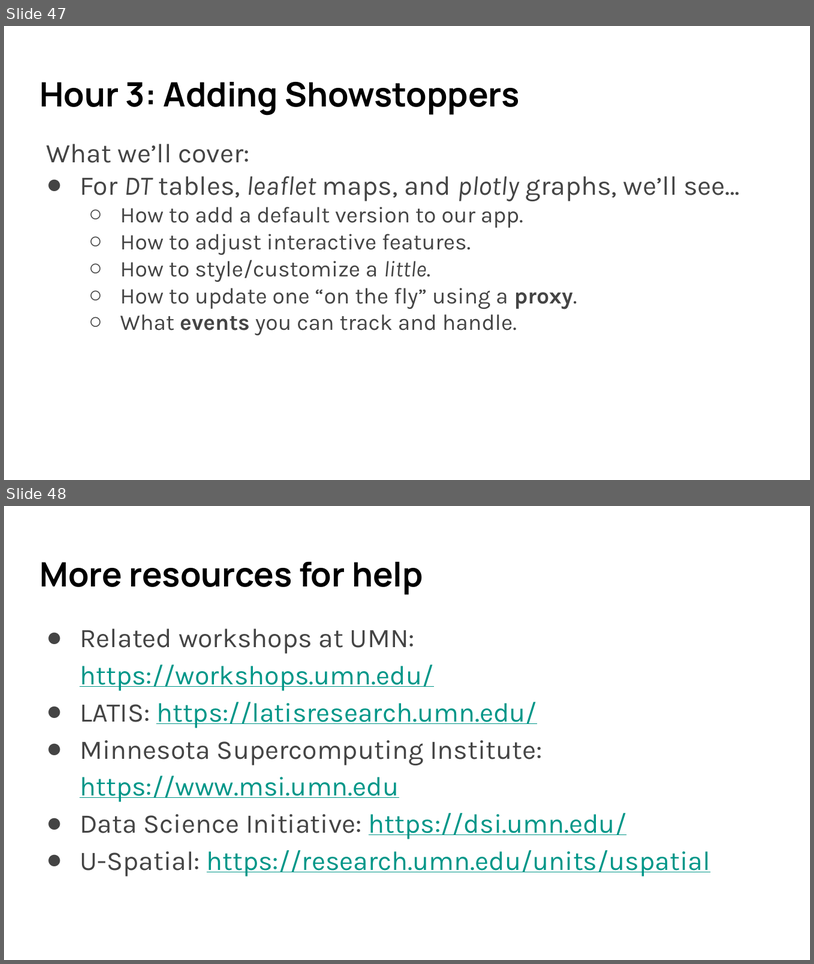
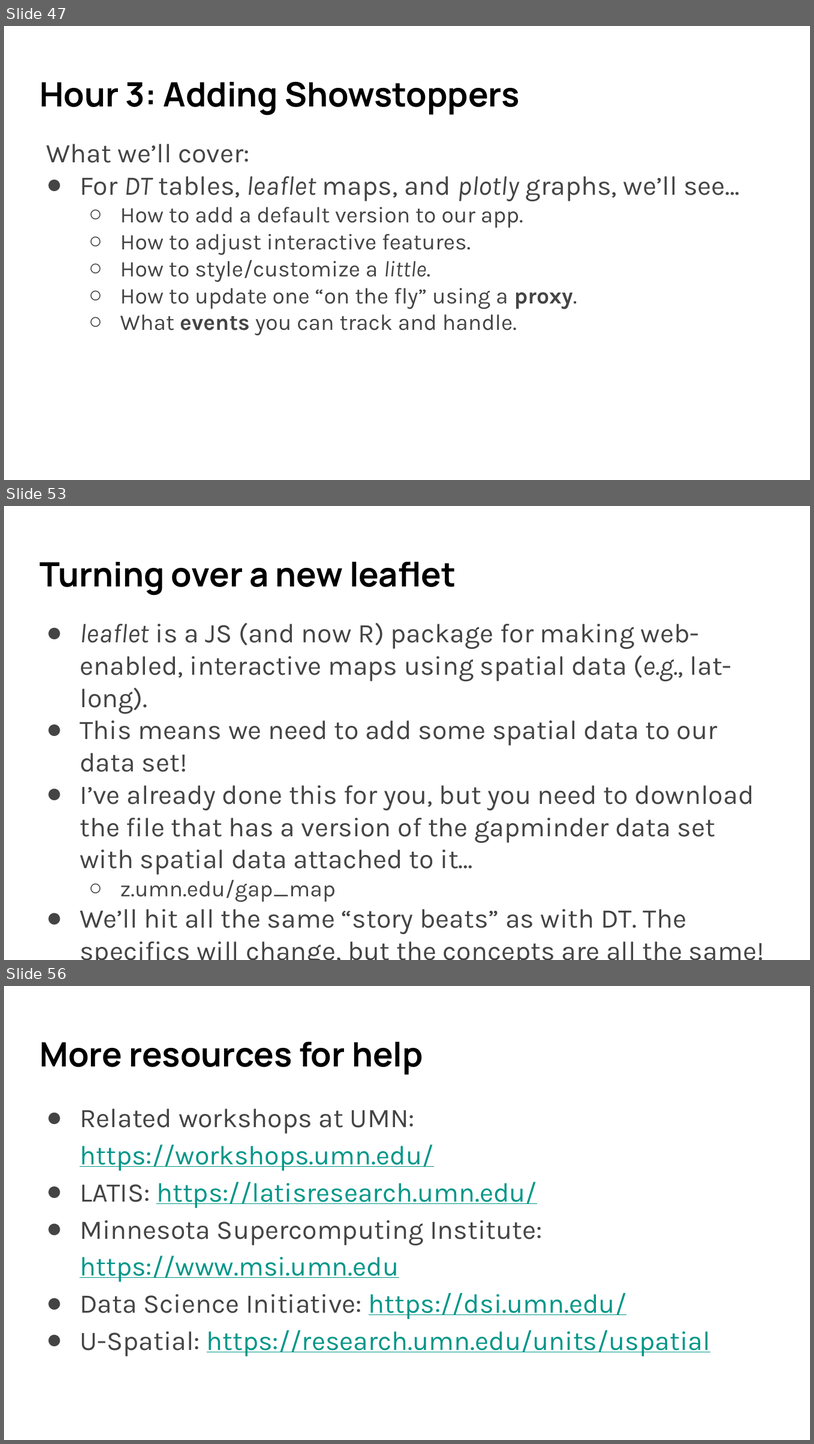
Before and after one commit to umn-dash/r-shiny, a slide deck: instructors/files/SWC slides R Shiny 2024 Fall.pptx. Shown one above the other, each under a label of ours: slides 47 and 48 before the commit, slides 47, 53 and 56 after it; the slides between them are not shown. The pictures are 814x964 and 814x1444 pixels, drawn with LibreOffice and Linux fonts; fonts in the diff are those of the drawing. Boxes give left, top, right and bottom in pixels: in the first picture for what was removed or moved away, otherwise in the second. Text is boxed around its words. In the diff, an @@ line names an element or a change of style, - is before the commit and + after.

```diff
--- a/instructors/files/SWC slides R Shiny 2024 Fall.pptx
+++ b/instructors/files/SWC slides R Shiny 2024 Fall.pptx
@@ slide 53 added at [4, 506, 810, 960], background #FFFFFF @@
@@ title added at [39, 562, 456, 595], 30 pt, text #000000, bold @@
+Turning over a new leaflet
@@ text added at [80, 622, 755, 934], 24 pt, text #444444 @@
+● leaflet is a JS (and now R) package for making web-enabled, interactive maps using spatial data (e.g., lat-long).
+● This means we need to add some spatial data to our data set!
+● I’ve already done this for you, but you need to download the file that has a version of the gapminder data set with spatial data attached to it…
+  ○ z.umn.edu/gap_map
+● We’ll hit all the same “story beats” as with DT. The specifics will change, but the concepts are all the same!
@@ what was slide 48 is now slide 56 @@
```
Also in this commit, not shown: 7 other slides added, 32 other files.
